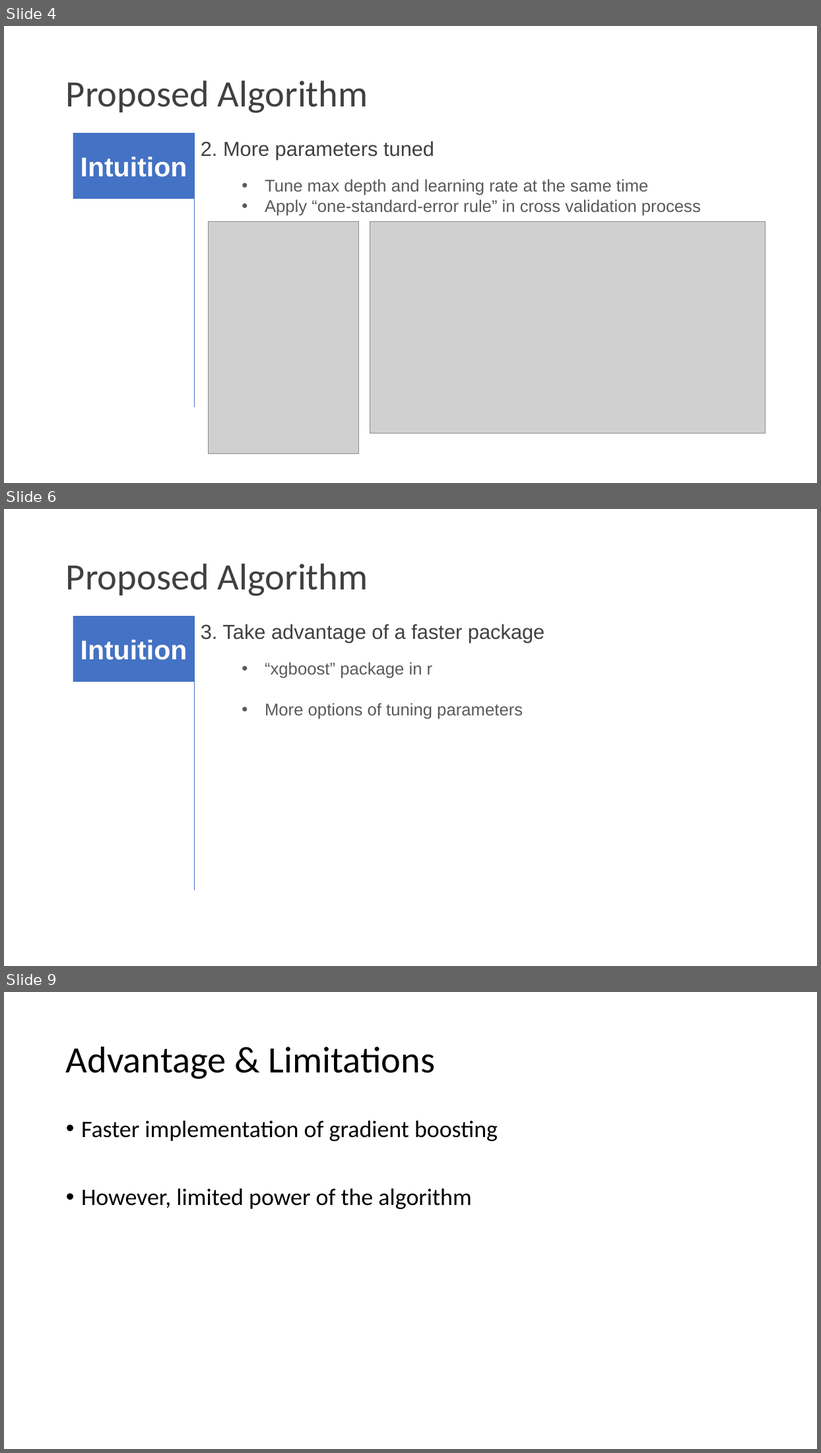
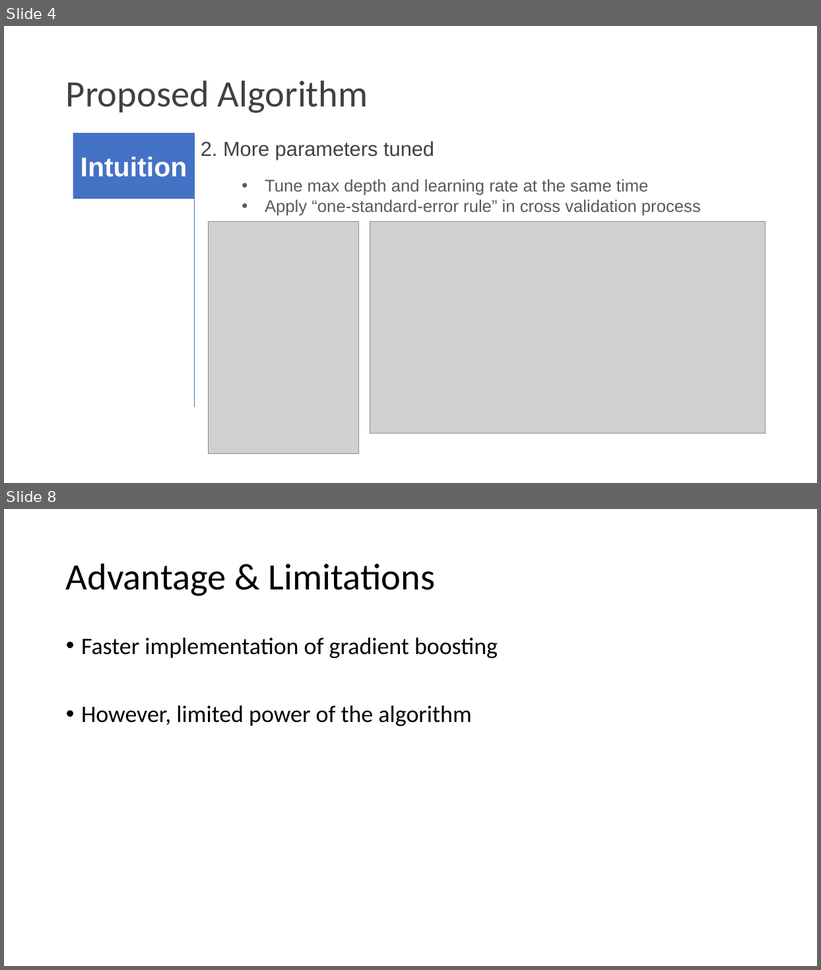
Before and after one commit to TZstatsADS/Fall2018-Proj3-Sec2-grp9, a slide deck: doc/Group9Pre.pptx. Shown one above the other, each under a label of ours: slides 4, 6 and 9 before the commit, slides 4 and 8 after it; the slides between them are not shown. The pictures are 821x1453 and 821x970 pixels, drawn with LibreOffice and Linux fonts; fonts in the diff are those of the drawing; grey boxes stand for pictures. Boxes give left, top, right and bottom in pixels: in the first picture for what was removed or moved away, otherwise in the second. Text is boxed around its words. In the diff, an @@ line names an element or a change of style, - is before the commit and + after.

```diff
--- a/doc/Group9Pre.pptx
+++ b/doc/Group9Pre.pptx
@@ slide 6 removed at (4, 509, 817, 966), background #FFFFFF @@
@@ title removed at (66, 564, 368, 596) @@
-Proposed Algorithm
@@ group removed at (73, 616, 545, 891): 2 texts, 1 rectangle, 1 line @@
-Intuition
-• “xgboost” package in r
-• More options of tuning parameters
-3. Take advantage of a faster package
@@ what was slide 9 is now slide 8 @@
```
Also in this commit, not shown: 4 slides changed.
